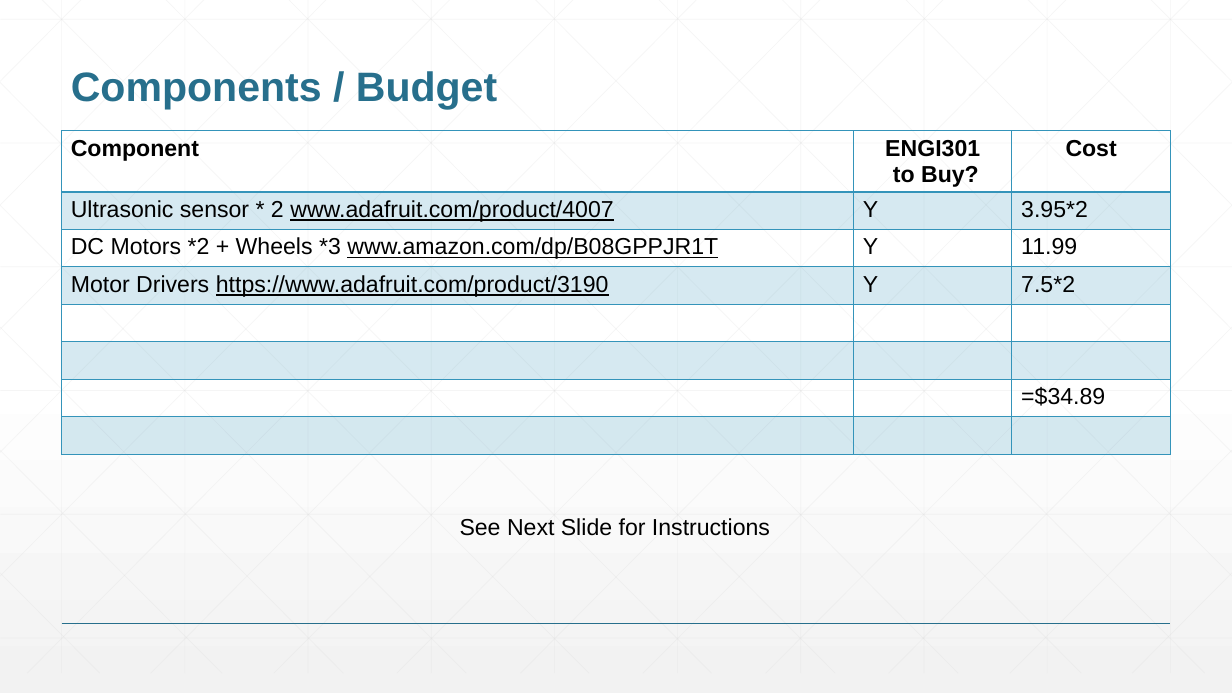
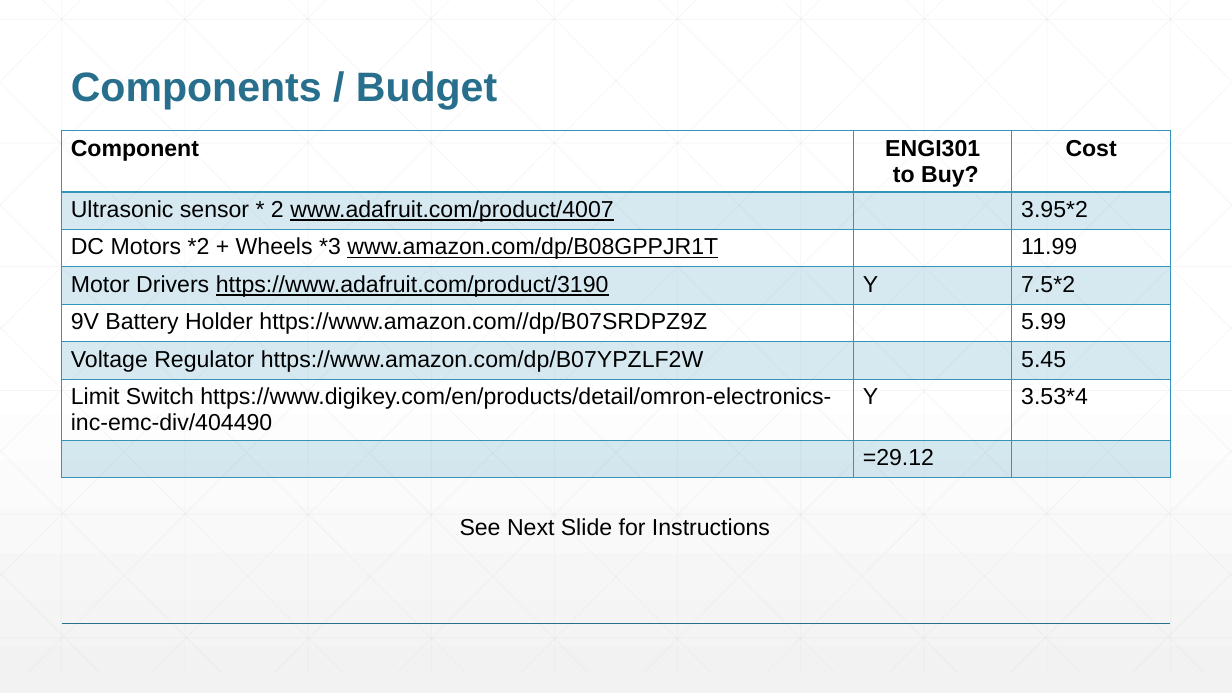
Before and after one commit to lulushih2/ENGI301, a slide deck: slide 5 of project_01/shih_ENGI301_project_01_proposal.pptx. Drawn at 1232x693 pixels with LibreOffice and Linux fonts; fonts in the diff are those of the drawing. Boxes give left, top, right and bottom in pixels: in the first picture for what was removed or moved away, otherwise in the second. Text is boxed around its words. In the diff, an @@ line names an element or a change of style, - is before the commit and + after.

```diff
--- a/project_01/shih_ENGI301_project_01_proposal.pptx
+++ b/project_01/shih_ENGI301_project_01_proposal.pptx
@@ table at box(62, 131, 1170, 485) @@
-row 2, column 2: Y
+row 2, column 2: 
-row 3, column 2: Y
+row 3, column 2: 
-row 5, column 1: 
+row 5, column 1: 9V Battery Holder https://www.amazon.com//dp/B07SRDPZ9Z
-row 5, column 3: 
+row 5, column 3: 5.99
-row 6, column 1: 
+row 6, column 1: Voltage Regulator https://www.amazon.com/dp/B07YPZLF2W
-row 6, column 3: 
+row 6, column 3: 5.45
-row 7:  |  | =$34.89
+row 7: Limit Switch https://www.digikey.com/en/products/detail/omron-electronics-inc-emc-div/404490 | Y | 3.53*4
-row 8, column 2: 
+row 8, column 2: =29.12
```
Also in this commit, not shown: 2 other slides changed, 1 other file.
